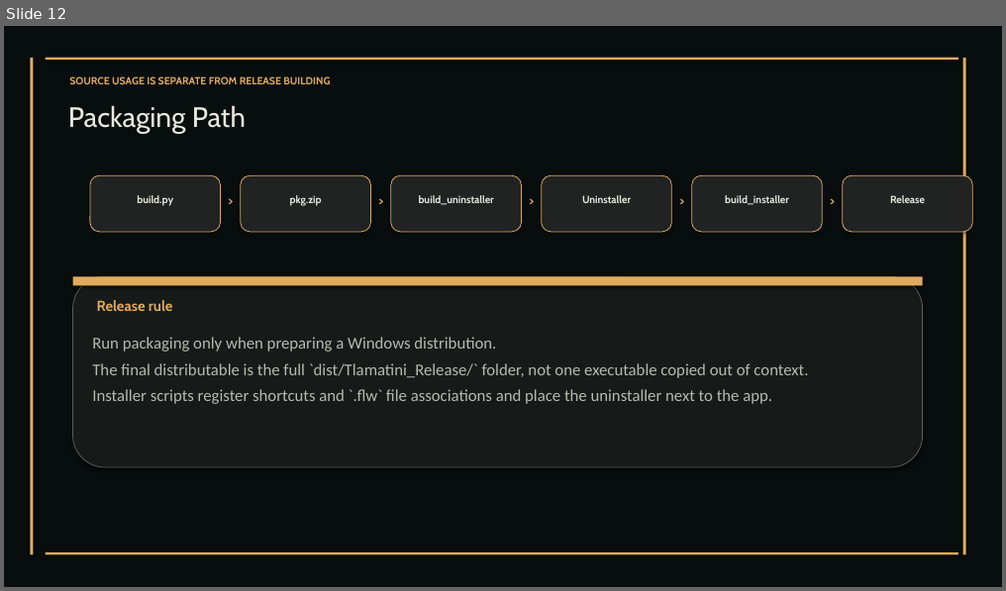
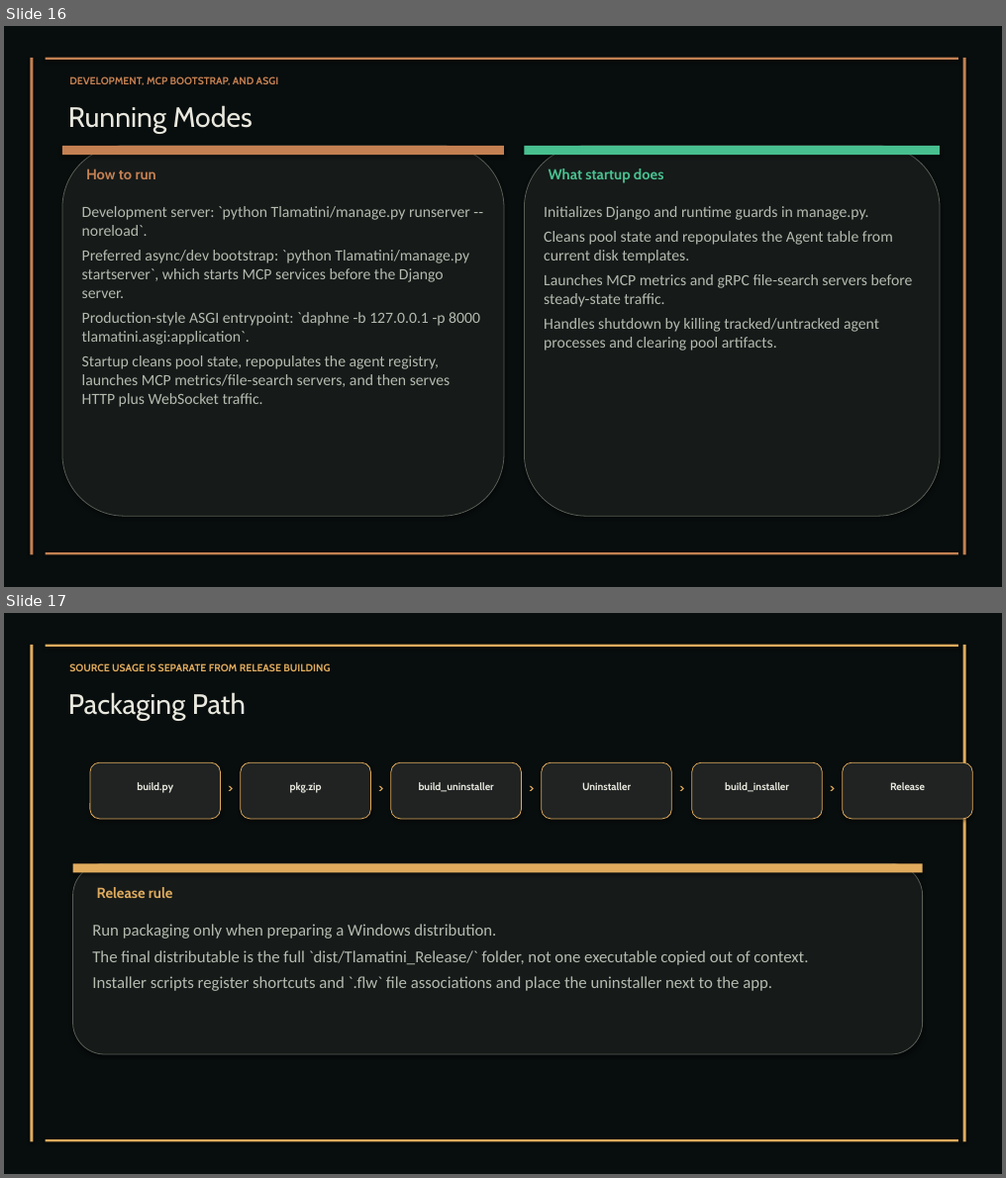
Before and after one commit to XAIHT/Tlamatini, a slide deck: Tlamatini_eXtended_Artificial_Intelligence_Humanly_Tempered.pptx. Shown one above the other, each under a label of ours: slide 12 before the commit, slides 16 and 17 after it. The pictures are 1006x591 and 1006x1178 pixels, drawn with LibreOffice and Linux fonts; fonts in the diff are those of the drawing. Boxes give left, top, right and bottom in pixels: in the first picture for what was removed or moved away, otherwise in the second. Text is boxed around its words. In the diff, an @@ line names an element or a change of style, - is before the commit and + after.

Commit message:
Updating doc generation asset, and documentation, by Tlamatini's-AutoBot.

```diff
--- a/Tlamatini_eXtended_Artificial_Intelligence_Humanly_Tempered.pptx
+++ b/Tlamatini_eXtended_Artificial_Intelligence_Humanly_Tempered.pptx
@@ slide 16 added at (x1=4, y1=26, x2=1002, y2=587), background #FFFFFF @@
@@ rectangle added at (x1=4, y1=26, x2=1002, y2=587), fill #080D0D @@
@@ rectangle added at (x1=30, y1=58, x2=33, y2=556), fill #C48052 @@
@@ rectangle added at (x1=46, y1=58, x2=958, y2=60), fill #C48052 @@
@@ text added at (x1=69, y1=76, x2=279, y2=85), 10 pt, text #C48052, bold @@
+DEVELOPMENT, MCP BOOTSTRAP, AND ASGI
@@ rectangle added at (x1=963, y1=58, x2=966, y2=556), fill #C48052 @@
@@ text added at (x1=68, y1=105, x2=252, y2=133), 27 pt, text #E8E8DE @@
+Running Modes
@@ rounded rectangle added at (x1=62, y1=146, x2=504, y2=516), fill #161A19, outline #595F56 0.75 pt @@
@@ rectangle added at (x1=62, y1=146, x2=504, y2=155), fill #C48052 @@
@@ text added at (x1=86, y1=169, x2=156, y2=179), 14 pt, text #C48052, bold @@
+How to run
@@ rounded rectangle added at (x1=525, y1=146, x2=940, y2=516), fill #161A19, outline #595F56 0.75 pt @@
@@ rectangle added at (x1=525, y1=146, x2=940, y2=155), fill #48BF8F @@
@@ text added at (x1=548, y1=169, x2=663, y2=183), 14 pt, text #48BF8F, bold @@
+What startup does
@@ text added at (x1=82, y1=206, x2=480, y2=407), 15 pt, text #B4BAAE @@
+Development server: `python Tlamatini/manage.py runserver --noreload`.
+Preferred async/dev bootstrap: `python Tlamatini/manage.py startserver`, which starts MCP services before the Django server.
+Production-style ASGI entrypoint: `daphne -b 127.0.0.1 -p 8000 tlamatini.asgi:application`.
+Startup cleans pool state, repopulates the agent registry, launches MCP metrics/file-search servers, and then serves HTTP plus WebSocket traffic.
@@ text added at (x1=544, y1=206, x2=913, y2=351), 15 pt, text #B4BAAE @@
+Initializes Django and runtime guards in manage.py.
+Cleans pool state and repopulates the Agent table from current disk templates.
+Launches MCP metrics and gRPC file-search servers before steady-state traffic.
+Handles shutdown by killing tracked/untracked agent processes and clearing pool artifacts.
@@ rectangle added at (x1=46, y1=553, x2=958, y2=556), fill #C48052 @@
@@ what was slide 12 is now slide 17 @@
```
Also in this commit, not shown: 20 slides changed, 14 other slides added, 1 slide removed, 2 other files.
